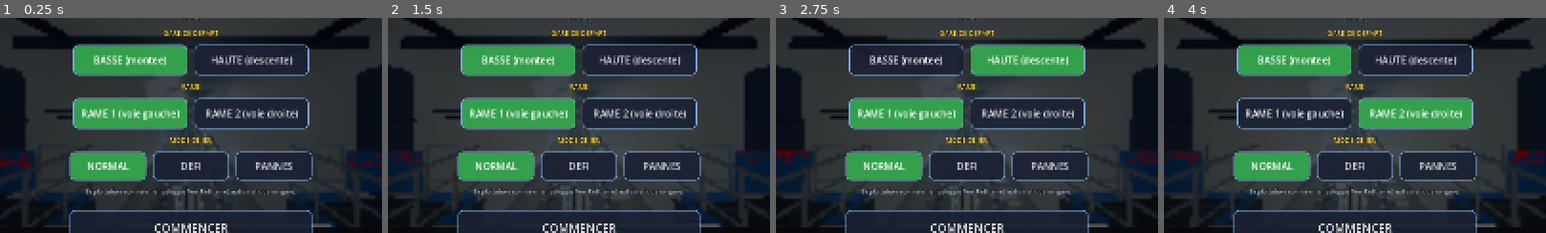
Above: before the commit, frames 1-4 (left to right).
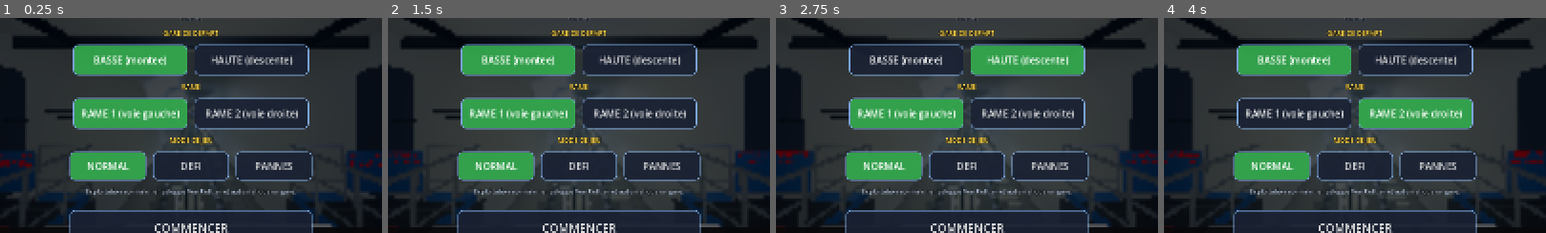
Above: after the commit, the same moments.

Repository: ARP273-ROSE/perce-neige-sim
Game: Godot game, scene res://scenes/main.tscn
Same seed, same stepped clock (60 frames per second), same inputs: the game is played once before the commit and once after it. Sound files missing from this copy of the repository are replaced by a short silence.
Inputs:
- Up to frame 1 (0.25 s): no input
- Up to frame 2 (1.5 s): click "NORMAL" at 0.5 s; click "NORMAL" at 1.25 s
- Up to frame 3 (2.75 s): click "BASSE (montee)" at 2 s
- Up to frame 4 (4 s): click "HAUTE (descente)" at 2.75 s; click "RAME 1 (voie gauche)" at 3.5 s
The pictures show only the part of the screen within x 25-75%, y 29-79%; the shares and areas given below are measured in that part.

The runs differ from the first frame. In frame 1, less than 0.1% of the frame differs, in the area x 16-84%, y 87-92%; in frame 2, 0.1%; in frame 3, 0.1%, in the area x 6-94%, y 71-97%; in frame 4, less than 0.1%.

Commit message:
v1.15.66 — la rame pleine recule de plus d'un mètre en gare basse

Diff:
--- a/godot_project/scripts/stations_builder.gd
+++ b/godot_project/scripts/stations_builder.gd
@@ -71,9 +71,13 @@
 	# ou l'autre selon le sens d'arrivée).
 	_build_platform(s_plat_start, s_plat_end, true, +1.0)
 	_build_platform(s_plat_start, s_plat_end, true, -1.0)
+	# le garde-corps descend jusqu'au point le plus bas du nez : rame
+	# pleine, câble allongé (retour du 06/10/2026 : « la barrière doit
+	# descendre jusqu'au point bas de l'allongement du câble cabine pleine »)
+	var nez_bas: float = PNConstants.START_S + PNConstants.TRAIN_HALF \
+		- TrainPhysics.recul_embarquement_max(PNConstants.START_S)
 	for sd in [-1.0, 1.0]:
-		_build_platform_barrier(s_plat_start, s_plat_end,
-			PNConstants.START_S + PNConstants.TRAIN_HALF, sd, true)
+		_build_platform_barrier(s_plat_start, s_plat_end, nez_bas, sd, true)
 	# Fosse sous la voie et le nez de la rame (photos 093522 / 094104) :
 	# caillebotis en fond, chaînes, et butoirs bleus à tête bois
 	_build_pit(PIT_LOW_START, PIT_LOW_END, false)
--- a/godot_project/scripts/train_physics.gd
+++ b/godot_project/scripts/train_physics.gd
@@ -92,7 +92,10 @@
 # elasticite_cable.sage). Retour de Kevin du 04/10 : « la rame oscille déjà
 # au ralenti quand elle rentre, et quand elle part du bas elle oscille
 # aussi à l'accélération ». Le rebond après l'arrêt en découle.
-const CABLE_EA_N: float = 1.25e8
+# raideur EFFECTIVE (câble + machinerie), calée sur le recul observé par
+# Kevin (≥ 1 m rame pleine en bas : 1,07 m) — même valeur que le PC,
+# audit_physique/recul_embarquement.sage
+const CABLE_EA_N: float = 7.0e7
 const REBOUND_ZETA: float = 0.15
 var el_x1: float = 0.0     # écart de la rame pilotée (m, + = vers l'amont)
 var el_v1: float = 0.0
@@ -103,11 +106,11 @@
 # (rebond visible) avant l'ouverture des portes + inversion du sens.
 # Critère PHYSIQUE (v1.15.21, parité PC) : les portes s'ouvrent quand
 # l'enveloppe du rebond A·e^(−ζωt) passe sous SETTLE_M — Sage
-# (audit_physique/stabilisation_rebond.sage) : 17 s rame vide en bas,
-# 26 s pleine, 0 s en haut. Bornes : TURNAROUND_MIN_S (clip d'arrêt) et
+# (audit_physique/recul_embarquement.sage, EA 7e7) : 26 s rame vide en
+# bas, 35 s pleine, 0 s en haut. Bornes : TURNAROUND_MIN_S (clip d'arrêt) et
 # TURNAROUND_DELAY_S = garde-fou (ouverture forcée). Retour d'essai
 # 2026-09-27 : « attendre la fin des oscillations avant d'ouvrir ».
-const TURNAROUND_DELAY_S: float = 30.0
+const TURNAROUND_DELAY_S: float = 45.0   # garde-fou (rame pleine en bas : 35 s, EA 7e7)
 const TURNAROUND_MIN_S: float = 3.0
 const SETTLE_M: float = 0.02
 var turnaround_delay_remaining: float = 0.0
@@ -1320,6 +1323,16 @@
 	return el_x1
 
 
+# Recul maximal d'une rame à quai à l'abscisse s quand elle passe de vide à
+# pleine (PAX_MAX) : allongement du brin Δm·g·sin θ·(LENGTH − s)/EA, la loi
+# même de l'affaissement d'embarquement. En gare basse : 1,07 m (fait de
+# Kevin : « au moins un mètre ») ; en haut : quelques millimètres.
+static func recul_embarquement_max(s_: float) -> float:
+	var sin_t: float = sin(atan(SlopeProfile.gradient_phys_at(s_)))
+	return float(PNConstants.PAX_MAX) * PNConstants.PAX_KG * PNConstants.G * sin_t \
+		* (PNConstants.LENGTH - s_) / CABLE_EA_N
+
+
 # Vitesse de la rame elle-même, celle des roues que lit l'indicateur de
 # vitesse du pupitre (fait de Kevin, 06/10/2026) : la poulie plus
 # l'oscillation élastique de la rame au bout de son brin — elle s'écarte de
Not shown, changed: CHANGELOG.md
Not shown, changed: VERSION
Not shown, changed: audit_physique/elasticite_cable.sage
Not shown, changed: audit_physique/elasticite_cable.txt
Not shown, added: audit_physique/recul_embarquement.sage
Not shown, added: audit_physique/recul_embarquement.txt
Not shown, changed: perce_neige_sim.py
Not shown, changed: tests/test_exploitation_auto.py
Not shown, changed: tests/test_physics.py
